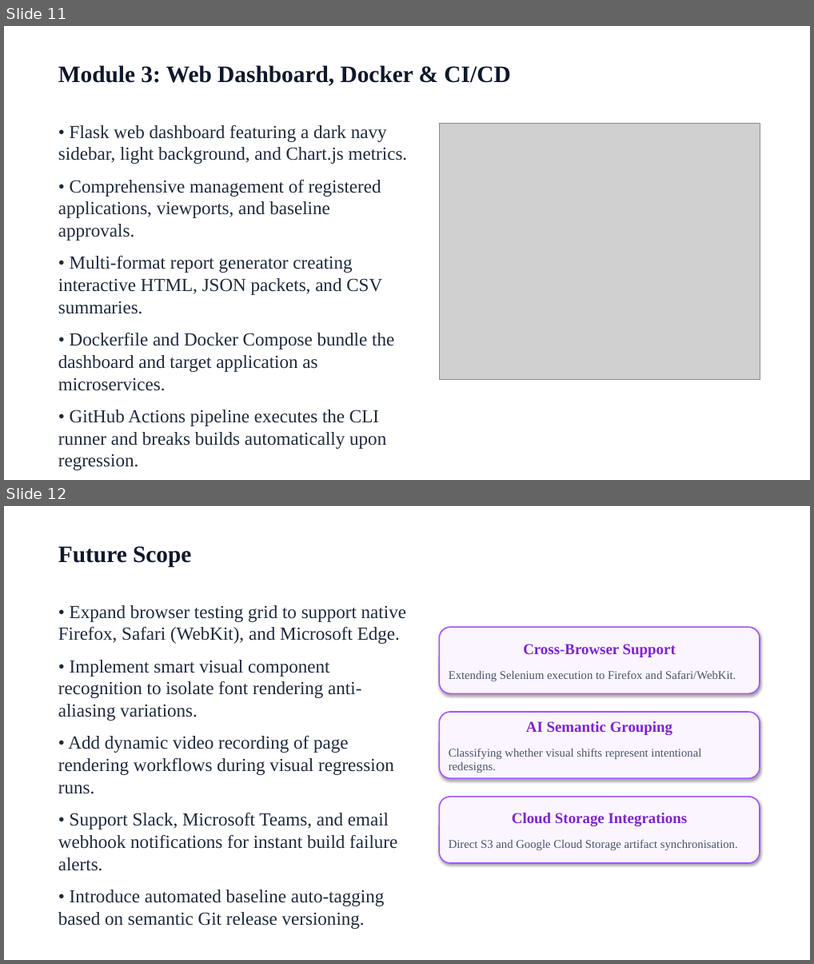
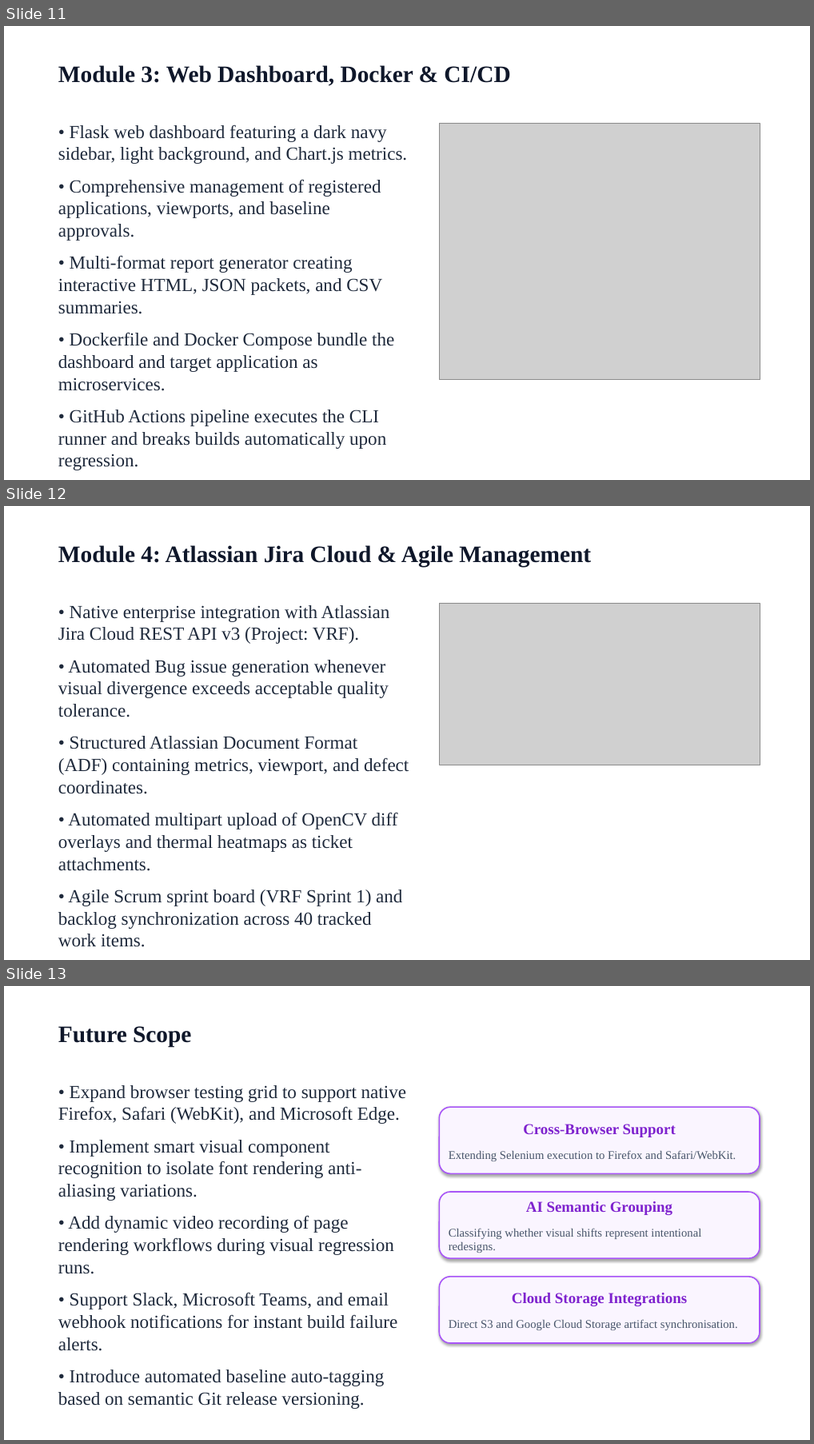
Before and after one commit to 192425155KVijayBhsakarReddy/Visual-Regression-Testing-Framework, a slide deck: Visual_Regression_Testing_Presentation.pptx. Shown one above the other, each under a label of ours: slides 11 and 12 before the commit, slides 11, 12 and 13 after it. The pictures are 814x964 and 814x1444 pixels, drawn with LibreOffice and Linux fonts; fonts in the diff are those of the drawing; grey boxes stand for pictures. Boxes give left, top, right and bottom in pixels: in the first picture for what was removed or moved away, otherwise in the second. Text is boxed around its words. In the diff, an @@ line names an element or a change of style, - is before the commit and + after.

Commit message:
docs(report): embed 5 Atlassian Jira Cloud screenshots and Section 4.8.2 into Capstone Report and Presentation

```diff
--- a/Visual_Regression_Testing_Presentation.pptx
+++ b/Visual_Regression_Testing_Presentation.pptx
@@ slide 12 added at <box>4,506,810,960</box>, background #FFFFFF @@
@@ text added at <box>58,545,591,568</box>, 28 pt, text #0F172A, bold @@
+Module 4: Atlassian Jira Cloud & Agile Management
@@ text added at <box>58,605,409,947</box>, 22 pt, text #1E293B @@
+• Native enterprise integration with Atlassian Jira Cloud REST API v3 (Project: VRF).
+• Automated Bug issue generation whenever visual divergence exceeds acceptable quality tolerance.
+• Structured Atlassian Document Format (ADF) containing metrics, viewport, and defect coordinates.
+• Automated multipart upload of OpenCV diff overlays and thermal heatmaps as ticket attachments.
+• Agile Scrum sprint board (VRF Sprint 1) and backlog synchronization across 40 tracked work items.
@@ picture added at <box>439,603,760,765</box> @@
@@ what was slide 12 is now slide 13 @@
```
Also in this commit, not shown: 9 other files.
